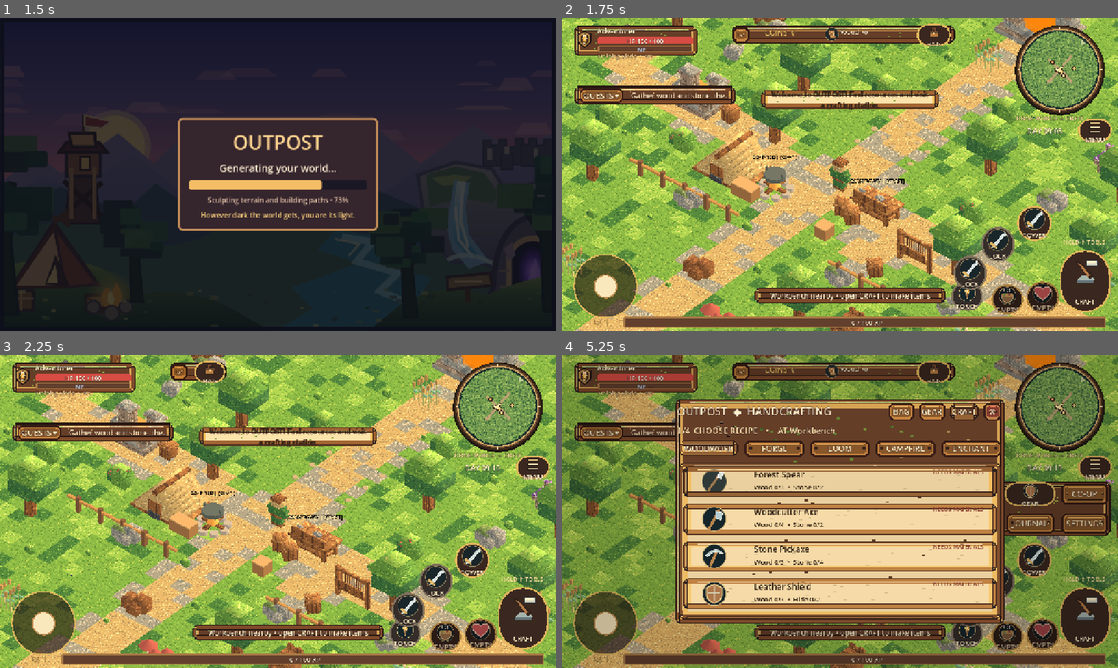
Above: before the commit, frames 1-4 (two rows, left to right).
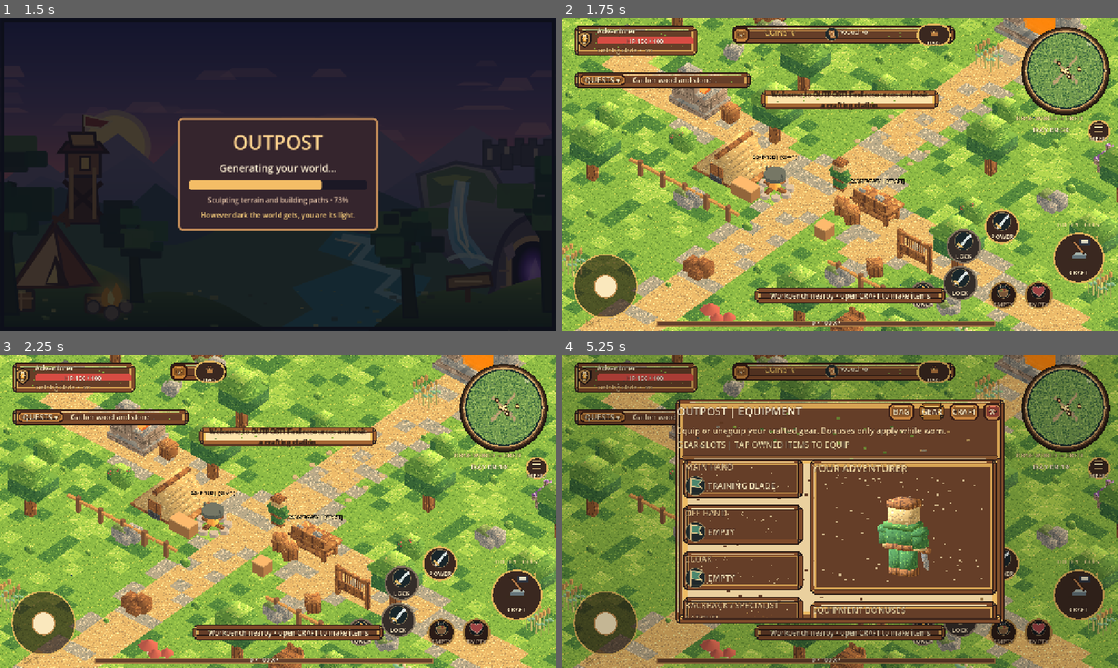
Above: after the commit, the same moments.

Repository: Smurfis/outpost-rpg
Game: Godot game, scene res://scenes/ui/company_splash.tscn
The game is run twice, just before and just after one commit, with the same random seed, the same clock (stepped at 60 frames per second) and the same inputs.
Inputs (mouse positions are in pixels of both pictures, inside the frame that each line leads up to):
- Up to frame 1 (1.5 s): tap Enter at 0.5 s; move the mouse to (400, 158) at 0.52 s; hold D 0.53-1.25 s; tap G at 0.6 s; click (400, 158) at 0.67 s; tap Space at 0.77, 1.07 s; click "‹" at 1.25 s
- Up to frame 2 (1.75 s): no input
- Up to frame 3 (2.25 s): click "‹" at 2 s
- Up to frame 4 (5.25 s): click "›" at 2.75 s; click "MENU" at 3.5 s; click "CRAFT" at 4.25 s; click "GEAR" at 5 s

Frame 1 is identical in both runs. In frame 2, 14% of the frame differs, in the area x 2-99%, y 2-99%; in frame 3, 14%; in frame 4, 44%.

Commit message:
fix(ui): reflow Android HUD buttons and minimap-safe menus
Use square non-overlapping thumb controls, responsive minimap/menu placement, concise quest headings and a slim XP strip. Preserve tool, consumable, offhand and camera gestures. Godot 4.7.2 full PR workflow passed.

Diff:
--- a/scripts/hud.gd
+++ b/scripts/hud.gd
@@ -134,16 +134,19 @@
 	mana_bar.value = 0.0 # Reserved for real mana support; no fictitious MP values.
 	mana_numbers = _label("MP —", 13, Color("#d8e6ff"), 0.070, 0.089, 0.230, 0.110)
 	mana_numbers.horizontal_alignment = HORIZONTAL_ALIGNMENT_CENTER
-	xp_bar = _meter(0.111, 0.955, 0.979, 0.990, Color("#a86ed7"))
+	# Mana is not implemented yet: never dedicate a visible line to "MP —".
+	mana_bar.visible = false
+	mana_numbers.visible = false
+	xp_bar = _meter(0.170, 0.974, 0.801, 0.990, Color("#a86ed7"))
 	xp_bar.name = "CharacterLevelXP"
-	xp_level_badge = _label("Lv. 1", 16, SKIN.GOLD, 0.028, 0.951, 0.111, 0.993)
+	xp_level_badge = _label("Lv. 1", 16, SKIN.GOLD, 0.032, 0.960, 0.131, 0.993)
 	xp_level_badge.name = "CharacterLevelBadge"
 	xp_level_badge.horizontal_alignment = HORIZONTAL_ALIGNMENT_CENTER
 	xp_level_badge.vertical_alignment = VERTICAL_ALIGNMENT_CENTER
-	xp_level_label = _label("0 / 100 XP", 15, Color("#fff2d1"), 0.142, 0.957, 0.954, 0.988)
+	xp_level_label = _label("0 / 100 XP", 14, Color("#fff2d1"), 0.192, 0.965, 0.783, 0.992)
 	xp_level_label.name = "CharacterLevelLabel"
 	xp_level_label.horizontal_alignment = HORIZONTAL_ALIGNMENT_CENTER
-	hero_detail = _label("Training Blade  •  M1", 13, Color("#edc98d"), 0.063, 0.110, 0.236, 0.131)
+	hero_detail = _label("Training Blade  •  M1", 13, Color("#edc98d"), 0.063, 0.091, 0.236, 0.121)
 	hero_detail.clip_text = true
 	hero_detail.autowrap_mode = TextServer.AUTOWRAP_OFF
 
@@ -181,32 +184,32 @@
 		items[key] = count
 	# Overload notification appears only when load needs attention; the bag
 	# itself shows the full capacity meter and bonus information.
-	bag_weight_label = _label("", 14, Color("#e3b75d"), 0.020, 0.183, 0.247, 0.208)
+	bag_weight_label = _label("", 14, Color("#e3b75d"), 0.020, 0.132, 0.310, 0.157)
 	bag_weight_label.name = "CarryWeightLabel"
 	bag_weight_label.visible = false
 
 	# The persistent quest ribbon is single-line and ellipsis-safe; on
 	# completion it collapses to a small journal button instead of endlessly
 	# announcing the finished starter quest.
-	quest_frame = _panel(0.018, 0.213, 0.316, 0.283)
+	quest_frame = _panel(0.018, 0.166, 0.344, 0.230)
 	quest_frame.name = "QuestBanner"
 	quest_toggle = Button.new()
 	quest_toggle.name = "QuestToggle"
 	quest_toggle.text = "QUESTS ▾"
 	SKIN.apply_button(quest_toggle, "wood")
 	root.add_child(quest_toggle)
-	_anchors(quest_toggle, 0.028, 0.220, 0.113, 0.277)
+	_anchors(quest_toggle, 0.028, 0.174, 0.117, 0.222)
 	quest_toggle.pressed.connect(_toggle_quest)
-	quest = _label("Gather wood and stone", 16, Color("#ffe6bb"), 0.124, 0.222, 0.304, 0.275)
+	quest = _label("Gather wood and stone", 16, Color("#ffe6bb"), 0.127, 0.173, 0.334, 0.224)
 	quest.vertical_alignment = VERTICAL_ALIGNMENT_CENTER
 	quest.autowrap_mode = TextServer.AUTOWRAP_OFF
 	quest.text_overrun_behavior = TextServer.OVERRUN_TRIM_ELLIPSIS
 	quest.clip_text = true
-	quest_detail_back = _panel(0.021, 0.292, 0.320, 0.463)
+	quest_detail_back = _panel(0.021, 0.236, 0.354, 0.444)
 	quest_detail_back.name = "QuestJournal"
 	quest_detail_back.add_theme_stylebox_override("panel", SKIN.box("parchment"))
 	quest_detail_back.visible = false
-	quest_detail = _label("", 16, SKIN.INK, 0.038, 0.309, 0.300, 0.446)
+	quest_detail = _label("", 16, SKIN.INK, 0.039, 0.250, 0.334, 0.428)
 	quest_detail.horizontal_alignment = HORIZONTAL_ALIGNMENT_CENTER
 	quest_detail.vertical_alignment = VERTICAL_ALIGNMENT_CENTER
 	quest_detail.autowrap_mode = TextServer.AUTOWRAP_WORD_SMART
@@ -243,9 +246,9 @@
 	menu_button.button_down.connect(_menu_button_down)
 	menu_button.button_up.connect(_menu_button_up)
 	menu_button.pressed.connect(_menu_button_pressed)
-	craft_button = _action("craft", "CRAFT", 0.695, 0.405, 0.787, 0.482, "round")
+	craft_button = _action("craft", "CRAFT", 0.695, 0.405, 0.787, 0.482, "slot")
 	top_menu_actions.append(craft_button)
-	top_menu_actions.append(_action("gear", "GEAR", 0.796, 0.405, 0.888, 0.482, "round"))
+	top_menu_actions.append(_action("gear", "GEAR", 0.796, 0.405, 0.888, 0.482, "slot"))
 	var multiplayer_entry := Button.new()
 	multiplayer_entry.name = "CoopEntryButton"
 	multiplayer_entry.text = "CO-OP"
@@ -365,6 +368,10 @@
 	_build_skill_details()
 	_load_control_prefs()
 	_position_stick()
+	# Recalculate real touch sizes and menu placement on phone rotation,
+	# ultrawide aspect ratios, and Android window/safe-area changes.
+	get_viewport().size_changed.connect(_layout_touch_hud)
+	_layout_touch_hud()
 
 func _toggle_wallet() -> void:
 	wallet_open = not wallet_open
@@ -573,6 +580,91 @@
 	config.set_value("profile", "display_name", player_display_name)
 	config.save(CONTROL_PREFS)
 
+func _place_px(control: Control, screen: Vector2, region: Rect2) -> void:
+	# Keep touch targets square in pixels instead of stretching circles into
+	# ovals as aspect ratios change; anchors still follow viewport resizing.
+	_anchors(control, region.position.x / screen.x, region.position.y / screen.y,
+			region.end.x / screen.x, region.end.y / screen.y)
+
+func _radial_px(button: Control, screen: Vector2, center: Vector2, radius: float) -> void:
+	_place_px(button, screen, Rect2(center - Vector2.ONE * radius, Vector2.ONE * radius * 2.0))
+
+func _layout_touch_hud() -> void:
+	if root == null or minimap == null or smart_button == null:
+		return
+	var screen: Vector2 = get_viewport().get_visible_rect().size
+	if screen.x <= 0.0 or screen.y <= 0.0:
+		return
+	var scale: float = clampf(minf(screen.x / 1280.0, screen.y / 720.0), 0.8, 1.2)
+	var edge: float = 18.0 * scale
+	# The live minimap stays a real square instead of becoming an oval on
+	# phones with wider aspect ratios. Footer and menu sit directly below it.
+	var map_side: float = minf(screen.y * 0.285, minf(228.0 * scale, screen.x * 0.23))
+	var map_top: float = edge
+	_place_px(minimap, screen, Rect2(screen.x - edge - map_side, map_top, map_side, map_side))
+	var map_bottom: float = map_top + map_side
+	var toggle_side: float = 52.0 * scale
+	_radial_px(menu_button, screen,
+			Vector2(screen.x - edge - toggle_side * 0.5, map_bottom + 37.0 * scale),
+			toggle_side * 0.5)
+	_place_px(clock_label, screen, Rect2(screen.x - edge - 205.0 * scale,
+			map_bottom + 12.0 * scale, 139.0 * scale, 44.0 * scale))
+	# Three columns, two rows, one logical menu group. Buttons are modest
+	# rectangles rather than distorted ovals and do not cover the ability arc.
+	var menu_width: float = 314.0 * scale
+	var menu_top: float = map_bottom + 73.0 * scale
+	var menu_height: float = 114.0 * scale
+	var menu_left: float = screen.x - edge - menu_width
+	_place_px(top_menu_panel, screen, Rect2(menu_left, menu_top, menu_width, menu_height))
+	var gap: float = 6.0 * scale
+	var col_width: float = (menu_width - gap * 4.0) / 3.0
+	var row_height: float = (menu_height - gap * 3.0) / 2.0
+	for index in range(top_menu_actions.size()):
+		var column: int = index % 3
+		var row_index: int = index / 3
+		_place_px(top_menu_actions[index], screen, Rect2(
+				menu_left + gap + float(column) * (col_width + gap),
+				menu_top + gap + float(row_index) * (row_height + gap),
+				col_width, row_height))
+	# Every circular holder is actually square; the centre-to-centre gaps
+	# leave distinct hit targets even with two fingers on a small phone.
+	_radial_px(smart_button, screen,
+			Vector2(screen.x - 90.0 * scale, screen.y - 168.0 * scale), 59.0 * scale)
+	var combat: Array[Vector3] = [
+		Vector3(267.0, 240.0, 40.0), # skill 1
+		Vector3(355.0, 195.0, 40.0), # skill 2 (no square-hitbox overlap with skill 1)
+		Vector3(363.0, 110.0, 40.0), # skill 3
+		Vector3(264.0, 82.0, 32.0),  # food
+		Vector3(183.0, 82.0, 32.0)   # potion
+	]
+	var keys: Array[String] = ["skill_1", "skill_2", "skill_3", "consumable", "potion"]
+	for index in range(keys.size()):
+		var spec: Vector3 = combat[index]
+		_radial_px(quick_buttons[keys[index]], screen,
+				Vector2(screen.x - spec.x * scale, screen.y - spec.y * scale), spec.z * scale)
+	_radial_px(torch_button, screen,
+			Vector2(screen.x - 449.0 * scale, screen.y - 82.0 * scale), 32.0 * scale)
+	# Follow the action target without obscuring the on-screen controls.
+	if tool_gesture_hint != null:
+		_place_px(tool_gesture_hint, screen, Rect2(
+				screen.x - 158.0 * scale, screen.y - 257.0 * scale,
+				133.0 * scale, 27.0 * scale))
+	# Hold-and-slide trays are transient and remain below the map and
+	# clear of the viewport edge, with rows large enough to select.
+	var tool_width: float = 205.0 * scale
+	var tool_height: float = 238.0 * scale
+	_place_px(smart_tray, screen, Rect2(
+			screen.x - edge - tool_width,
+			screen.y - 168.0 * scale - 59.0 * scale - tool_height - 9.0 * scale,
+			tool_width, tool_height))
+	# Keep XP readable but reduce the enormous opaque bottom ribbon.
+	_place_px(xp_bar, screen, Rect2(screen.x * 0.17,
+			screen.y - 23.0 * scale, screen.x * 0.61, 13.0 * scale))
+	_place_px(xp_level_label, screen, Rect2(screen.x * 0.20,
+			screen.y - 29.0 * scale, screen.x * 0.55, 22.0 * scale))
+	_place_px(xp_level_badge, screen, Rect2(edge,
+			screen.y - 31.0 * scale, 105.0 * scale, 24.0 * scale))
+
 func _meter(left: float, top: float, right: float, bottom: float, front: Color) -> ProgressBar:
 	var meter := ProgressBar.new()
 	meter.max_value = 100.0
@@ -654,7 +746,7 @@
 		button.add_theme_stylebox_override("disabled", disabled)
 	else:
 		for state in ["normal", "hover", "pressed", "disabled"]:
-			button.add_theme_stylebox_override(state, SKIN.box("wood_selected") if state != "disabled" else SKIN.box("item"))
+			button.add_theme_stylebox_override(state, SKIN.box("wood_selected") if state in ["hover", "pressed"] else SKIN.box("item") if state == "disabled" else SKIN.box("wood"))
 	root.add_child(button)
 	_anchors(button, left, top, right, bottom)
 	var art_icon := TextureRect.new()
@@ -685,13 +777,21 @@
 	caption.add_theme_color_override("font_color", Color("#ffedc5"))
 	caption.add_theme_color_override("font_outline_color", Color("#261a18"))
 	caption.add_theme_constant_override("outline_size", 2)
-	caption.add_theme_font_size_override("font_size", 15)
+	caption.add_theme_font_size_override("font_size", 14 if kind == "round" else 15)
 	caption.mouse_filter = Control.MOUSE_FILTER_IGNORE
 	button.add_child(caption)
 	caption.anchor_left = 0.0
 	caption.anchor_right = 1.0
 	caption.anchor_top = 0.68
 	caption.anchor_bottom = 0.98
+	if kind == "round":
+		# Leave the gilded ring and label unobstructed on small touch targets.
+		art_icon.anchor_left = 0.20
+		art_icon.anchor_right = 0.80
+		art_icon.anchor_top = 0.075
+		art_icon.anchor_bottom = 0.63
+		caption.anchor_top = 0.66
+		caption.anchor_bottom = 0.92
 	if key == "torch":
 		torch_label = caption
 		button.pressed.connect(_toggle_torch)
@@ -1043,6 +1143,17 @@
 	quest_detail.visible = quest_expanded
 	quest_toggle.text = "CLOSE ▴" if quest_expanded else "✓ QUESTS" if objective_is_complete else "QUESTS ▾"
 
+func _quest_headline(objective: String) -> String:
+	# The journal holds the complete objective. The playfield needs only
+	# the first actionable clause (no permanently clipped prose).
+	var headline: String = objective.strip_edges()
+	for separator in [", then ", ",", " then ", ";"]:
+		var position: int = headline.find(separator)
+		if position > 0:
+			headline = headline.substr(0, position).strip_edges()
+			break
+	return headline
+
 func _update_quest_tracker(objective: String) -> void:
 	var text_value: String = objective.strip_edges()
 	var lower: String = text_value.to_lower()
@@ -1050,7 +1161,7 @@
 	var should_show: bool = not objective_is_complete and text_value != ""
 	quest_frame.visible = should_show
 	quest.visible = should_show
-	quest.text = text_value
+	quest.text = _quest_headline(text_value)
 	quest_detail.text = text_value if text_value != "" else "No active quest."
 	quest_toggle.text = "CLOSE ▴" if quest_expanded else "✓ QUESTS" if objective_is_complete else "QUESTS ▾"
 
@@ -1260,6 +1371,7 @@
 		game.toggle_torch()
 
 func _open_coop() -> void:
+	_set_top_menu(false)
 	if game != null and game.coop != null and game.coop.ui != null:
 		game.coop.ui.open()
 
@@ -1268,10 +1380,12 @@
 func _attack() -> void:
 	game.attack()
 func _craft() -> void:
+	_set_top_menu(false)
 	game.craft()
 func _bag() -> void:
 	game.show_inventory()
 func _gear() -> void:
+	_set_top_menu(false)
 	game.show_equipment()
 func _use_skill(index: int) -> void:
 	if game != null:
--- /dev/null
+++ b/tests/android_hud_reflow.gd
@@ -0,0 +1,103 @@
+extends SceneTree
+## Real touch-layout collision checks for Outpost's landscape HUD.
+## Complements existing tool-slider / orbit / multiplayer gameplay tests.
+var failures: int = 0
+
+func _initialize() -> void:
+	call_deferred("_run")
+
+func verify(ok: bool, detail: String) -> void:
+	if ok:
+		print("PASS HUD REFLOW: " + detail)
+	else:
+		failures += 1
+		push_error("FAIL HUD REFLOW: " + detail)
+
+func _does_not_overlap(left: Control, right: Control, detail: String) -> void:
+	if left != null and right != null:
+		verify(not left.get_global_rect().intersects(right.get_global_rect()), detail)
+
+func _run() -> void:
+	root.set_meta("outpost_new_adventure", true)
+	var scene: PackedScene = load("res://scenes/main.tscn")
+	verify(scene != null, "Game scene imports")
+	if scene == null:
+		quit(1)
+		return
+	var game = scene.instantiate()
+	root.add_child(game)
+	await process_frame
+	var hud = game.hud
+	var controls: Control = hud.root
+	hud._layout_touch_hud()
+	await process_frame
+
+	var mini: Control = controls.get_node_or_null("LiveWorldMinimap") as Control
+	var toggle: Button = controls.get_node_or_null("TopRightMenuButton") as Button
+	var menu: Panel = controls.get_node_or_null("FunctionalHotbar") as Panel
+	var smart: Button = controls.get_node_or_null("Action_interact") as Button
+	verify(mini != null and toggle != null and menu != null and smart != null, "Live minimap, menu and real smart action remain wired")
+	if mini != null:
+		verify(absf(mini.size.x - mini.size.y) <= 2.0, "Live minimap keeps a 1:1 aspect ratio")
+		verify(mini.mouse_filter == Control.MOUSE_FILTER_IGNORE, "Minimap does not intercept camera/touch gestures")
+	if smart != null:
+		verify(absf(smart.size.x - smart.size.y) <= 2.0 and smart.size.x >= 110.0, "Main tool selector is a real square, finger-sized target")
+		verify(smart.mouse_filter == Control.MOUSE_FILTER_IGNORE, "Input remains handled by main smart-tool swipe handler")
+		verify(smart.get_node_or_null("ToolSwipeChevron") != null, "Main tool still shows drag affordance")
+
+	var keys: Array[String] = ["skill_1", "skill_2", "skill_3", "consumable", "potion"]
+	var right_buttons: Array[Control] = []
+	for key in keys:
+		var button: Button = controls.get_node_or_null("Action_" + key) as Button
+		verify(button != null, "Existing ability/quick selector is retained: " + key)
+		if button != null:
+			verify(absf(button.size.x - button.size.y) <= 2.0 and button.size.x >= 60.0, "Square touch icon: " + key)
+			right_buttons.append(button)
+	if hud.torch_button != null:
+		verify(absf(hud.torch_button.size.x - hud.torch_button.size.y) <= 2.0, "Offhand torch is square")
+		right_buttons.append(hud.torch_button)
+	if smart != null:
+		right_buttons.append(smart)
+	for i in range(right_buttons.size()):
+		for j in range(i + 1, right_buttons.size()):
+			_does_not_overlap(right_buttons[i], right_buttons[j], "Separate hitboxes: %s / %s" % [right_buttons[i].name, right_buttons[j].name])
+
+	if mini != null and toggle != null:
+		_does_not_overlap(mini, toggle, "Minimap is clear of its menu toggle")
+	hud._set_top_menu(true)
+	verify(hud.top_menu_actions.size() == 6 and menu.visible, "Six-option drop-down opens")
+	for option in hud.top_menu_actions:
+		verify(option.visible and menu.get_global_rect().encloses(option.get_global_rect()), "Menu option fits panel: " + option.name)
+		if mini != null:
+			_does_not_overlap(option, mini, "Menu option does not cover minimap")
+		if toggle != null:
+			_does_not_overlap(option, toggle, "Menu option does not cover toggle")
+		for button in right_buttons:
+			_does_not_overlap(option, button, "Menu option does not cover playable ability: " + option.name)
+	hud._set_top_menu(false)
+
+	hud.render_status(81.0, {"wood": 8, "stone": 3, "coins": 12}, 80, 0,
+			"training_blade", "Gather wood and stone, then craft a spear", "Explore the fields")
+	verify(hud.quest.text == "Gather wood and stone", "Quest ticker shows a concise actionable clause")
+	verify(hud.quest_detail.text.contains("then craft a spear"), "Full untruncated objective remains available in journal")
+	verify(not hud.hint.visible, "Generic exploration text stays hidden")
+	verify(not hud.mana_bar.visible and not hud.mana_numbers.visible, "Nonfunctional MP placeholder does not consume HUD space")
+	var status: Panel = controls.get_node_or_null("HeroStatusFrame") as Panel
+	if status != null:
+		verify(status.get_global_rect().encloses(hud.hero_detail.get_global_rect()), "Mastery line stays inside status frame")
+	verify(hud.xp_bar.size.y <= 22.0, "Level XP is a slim screen-edge progress meter")
+	verify(hud.xp_bar.get_global_rect().position.y > game.hud.get_viewport().get_visible_rect().size.y * 0.94, "XP meter remains below action cluster")
+
+	hud.bag_weight_label.visible = true
+	_does_not_overlap(hud.bag_weight_label, hud.quest_frame, "Bag weight alert does not obscure quest")
+	hud._toggle_quest()
+	verify(hud.quest_detail_back.visible and hud.quest_detail.visible, "Quest panel still expands on tap")
+
+	# Gameplay API remains untouched.
+	game.inventory["pickaxe"] = 1
+	verify(game.select_quick_tool("pickaxe"), "Original held-tool selection still equips owned pickaxe")
+	verify(game.hud.smart_button != null and game.hud.smart_tray != null, "Swipe tray remains available")
+	game.queue_free()
+	await process_frame
+	print("HUD REFLOW RESULT: %d failures" % failures)
+	quit(0 if failures == 0 else 1)
